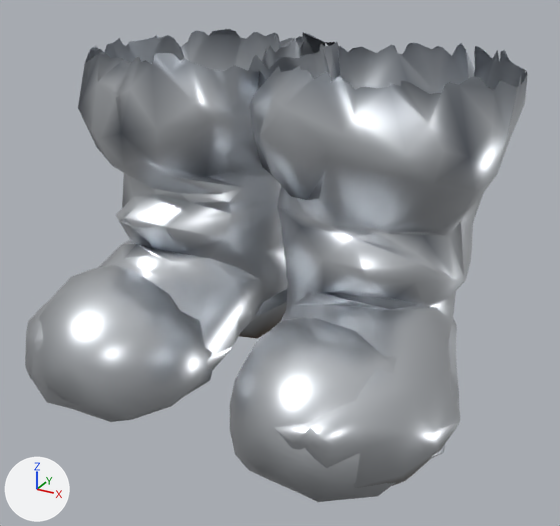
Before and after pictures for a commit that changed the glTF model assets_src/armor/kargan_2/heavy_a_feet.glb.
Both versions are drawn from a camera (50 mm lens) standing at (0.48, -0.85, 0.561) and looking at (0.026, -0.025, 0.149). Every picture has the same lights, and +X, +Y and +Z are marked at lower left. The picture after the commit comes second. Vertices at exactly the same position are counted once.

In view in the first picture: 'heavy_a_feet'.
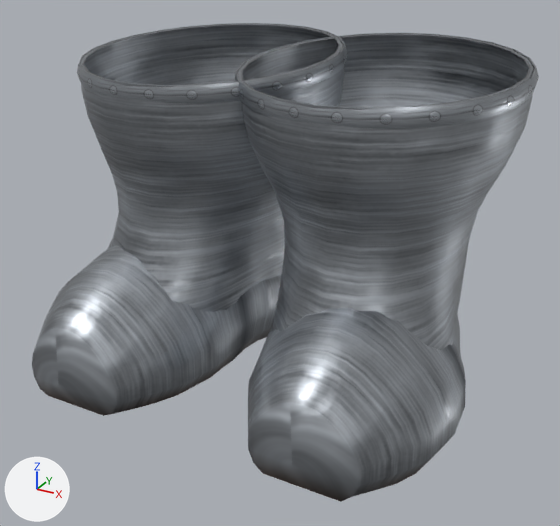
Pixel boxes [x1, y1, x2, y2] of what changed, in the pictures (560 x 526 px):
'heavy_a_feet', reshaped: before [25, 29, 528, 502]; after [32, 23, 539, 502]
part 1 of me_heavy_a_feet, rebuilt: before [25, 29, 528, 488]; after [238, 34, 534, 350]
part 2 of me_heavy_a_feet, rebuilt: before [230, 317, 445, 502]; after [248, 307, 466, 502]
part 3 of me_heavy_a_feet, rebuilt: before [32, 265, 212, 422]; after [32, 245, 281, 416]
part 4 of me_heavy_a_feet, added: after [80, 24, 344, 312]
part 5 of me_heavy_a_feet, added: after [234, 33, 539, 130]
part 6 of me_heavy_a_feet, added: after [77, 23, 348, 104]

What the commit changed:
Picture 'trim_n.png' (img_trim_n_png) is new.
Picture 'trim_c.png' (img_trim_c_png) is new.
Picture 'trim_orm.png' (img_trim_orm_png) is new.
Picture 'steel_orm.png' (img_steel_orm_png) is new.
Picture 'steel_n.png' (img_steel_n_png) is new.
Picture 'steel_c.png' (img_steel_c_png) is new.
Material 'trim' (mat_trim) is new.
Uses the picture img_trim_c_png.
Uses the picture img_trim_n_png.
Uses the picture img_trim_orm_png.
Material 'steel' (mat_steel) is new.
Uses the picture img_steel_c_png.
Uses the picture img_steel_n_png.
Uses the picture img_steel_orm_png.
me_heavy_a_feet is used by ob_heavy_a_feet; location (0.0, 0.0, 0.0).
me_heavy_a_feet had 948 vertices, 1651 faces and spanned x -0.293..0.299, y -0.27..0.246, z -0.014..0.421.
me_heavy_a_feet no longer uses material mat_metal.
me_heavy_a_feet now has 1636 vertices, 3072 faces and spans x -0.302..0.307, y -0.256..0.248, z -0.014..0.417.
me_heavy_a_feet part 1: the loose piece of 754 vertices spanning x -0.293..0.299, y -0.264..0.246, z -0.014..0.421 is rebuilt with 312 vertices and now spans x -0.047..0.302, y -0.183..0.246, z 0.032..0.416, in mat_steel.
me_heavy_a_feet part 2: the loose piece of 97 vertices spanning x 0.038..0.288, y -0.27..-0.06, z -0.014..0.141 is rebuilt with 386 vertices and now spans x -0.002..0.296, y -0.255..0.22, z -0.014..0.186, in mat_steel.
me_heavy_a_feet part 3: the loose piece of 97 vertices spanning x -0.285..-0.034, y -0.268..-0.052, z -0.014..0.142 is rebuilt with 386 vertices and now spans x -0.292..0.005, y -0.256..0.218, z -0.014..0.185, in mat_steel.
me_heavy_a_feet part 4: a new loose piece of 312 vertices spanning x -0.297..0.051, y -0.175..0.246, z 0.032..0.416, in mat_steel.
me_heavy_a_feet part 5: a new loose piece of 120 vertices spanning x -0.053..0.307, y -0.131..0.248, z 0.365..0.417, in mat_trim.
me_heavy_a_feet part 6: a new loose piece of 120 vertices spanning x -0.302..0.057, y -0.13..0.247, z 0.365..0.417, in mat_trim.
me_heavy_a_feet gains material mat_steel.
me_heavy_a_feet gains material mat_trim.
